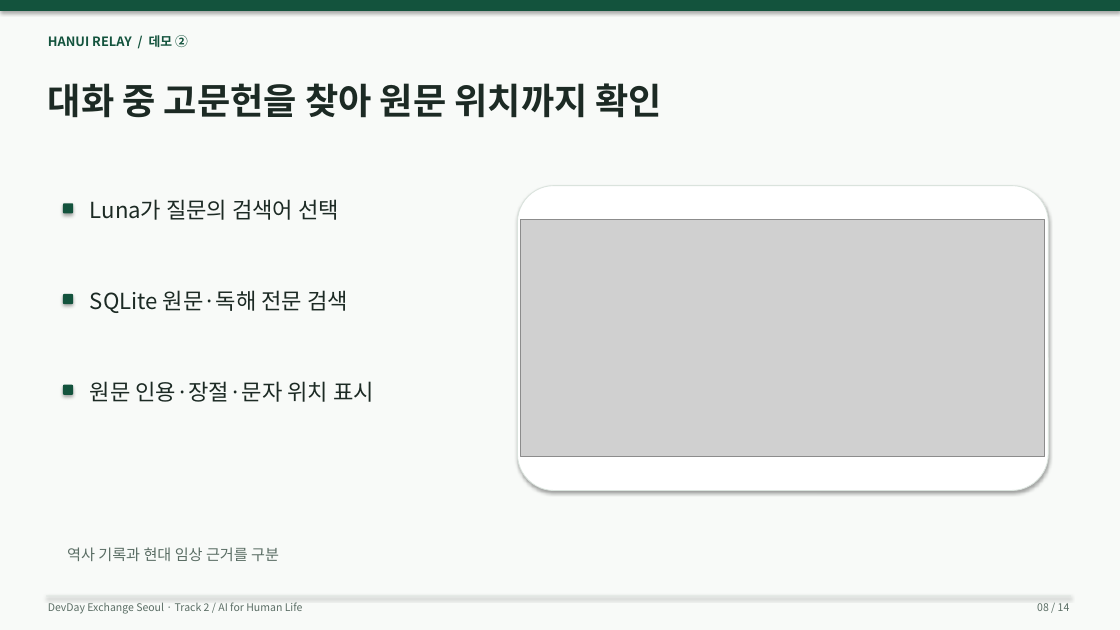
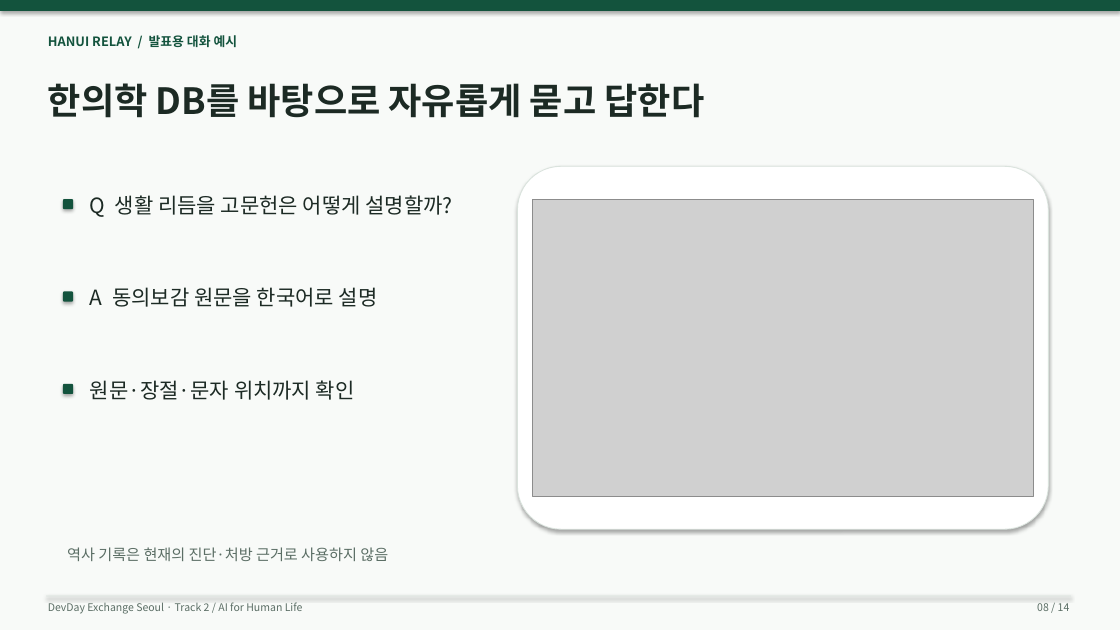
Before and after one commit to wlsalswo14/devday-hanui-relay, a slide deck: slide 8 of presentations/Hanui-Relay-10min.pptx. Drawn at 1120x630 pixels with LibreOffice and Linux fonts; fonts in the diff are those of the drawing; grey boxes stand for pictures. Boxes give left, top, right and bottom in pixels: in the first picture for what was removed or moved away, otherwise in the second. Text is boxed around its words. In the diff, an @@ line names an element or a change of style, - is before the commit and + after.

```diff
--- a/presentations/Hanui-Relay-10min.pptx
+++ b/presentations/Hanui-Relay-10min.pptx
@@ text at (48, 35, 238, 47): text changed @@
-HANUI RELAY / 데모 ②
+HANUI RELAY / 발표용 대화 예시
@@ text at (48, 83, 705, 118): text changed @@
-대화 중 고문헌을 찾아 원문 위치까지 확인
+한의학 DB를 바탕으로 자유롭게 묻고 답한다
@@ rounded rectangle: place and size @@
-rounded rectangle at (518, 186, 1049, 491)
+rounded rectangle at (518, 166, 1049, 529)
@@ rounded rectangle: place and size @@
-rounded rectangle at (63, 203, 73, 213)
+rounded rectangle at (63, 199, 73, 209)
@@ text at (90, 195, 453, 217): text changed; size 19 to 18 pt @@
-Luna가 질문의 검색어 선택
+Q 생활 리듬을 고문헌은 어떻게 설명할까?
@@ picture: place and size @@
-picture at (521, 219, 1045, 456)
+picture at (533, 199, 1033, 497)
@@ text at (90, 287, 378, 307): text changed; size 19 to 18 pt @@
-SQLite 원문·독해 전문 검색
+A 동의보감 원문을 한국어로 설명
@@ text at (90, 380, 355, 400): text changed; size 19 to 18 pt @@
-원문 인용·장절·문자 위치 표시
+원문·장절·문자 위치까지 확인
@@ text at (67, 547, 388, 561): text changed @@
-역사 기록과 현대 임상 근거를 구분
+역사 기록은 현재의 진단·처방 근거로 사용하지 않음
```
Also in this commit, not shown: 2 other slides changed, 6 other files.
